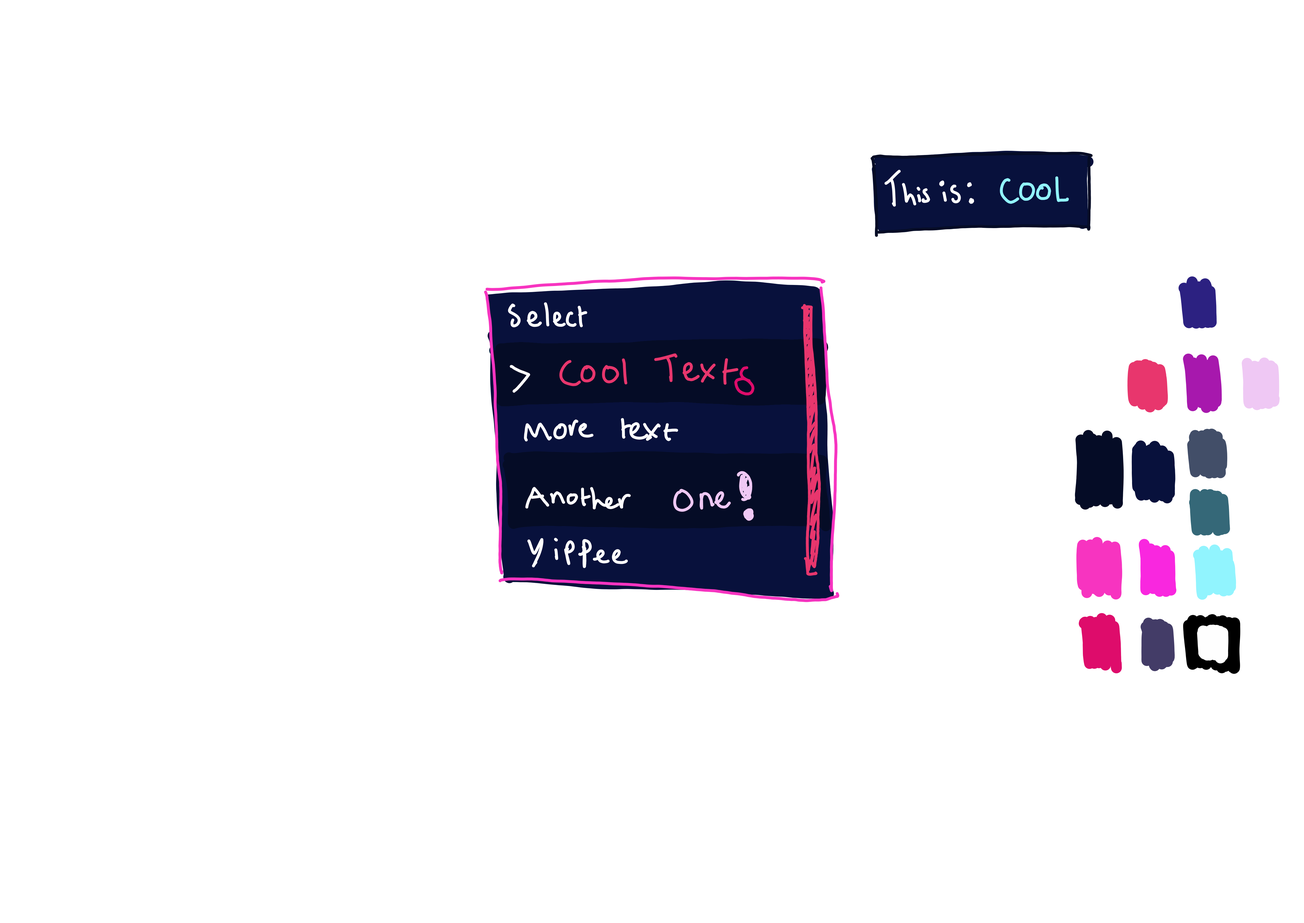
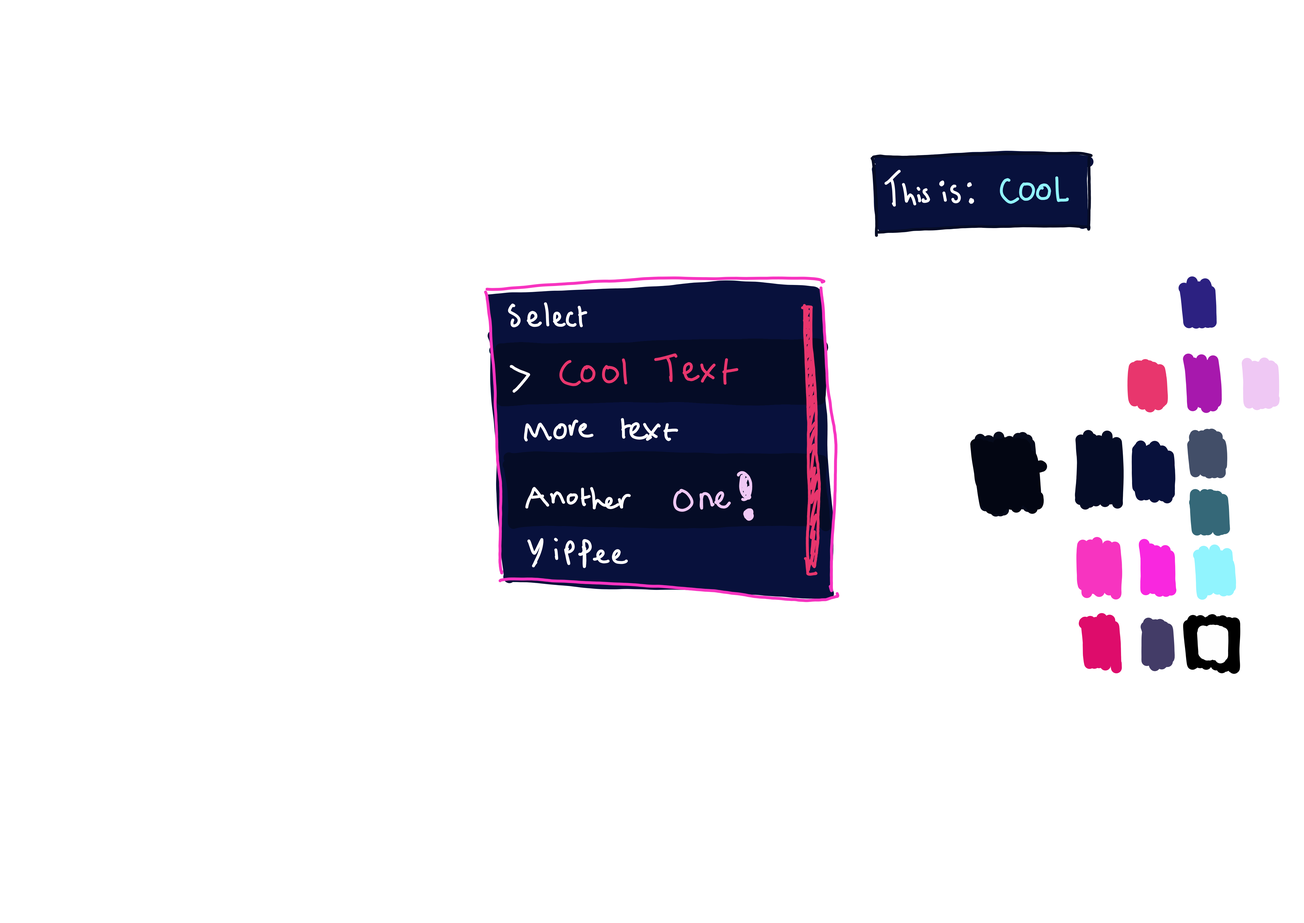
Comparing the layer stacks of the two 1304 x 923 images. Changes:
painted on "version-02" over 734, 365, 1048, 517
